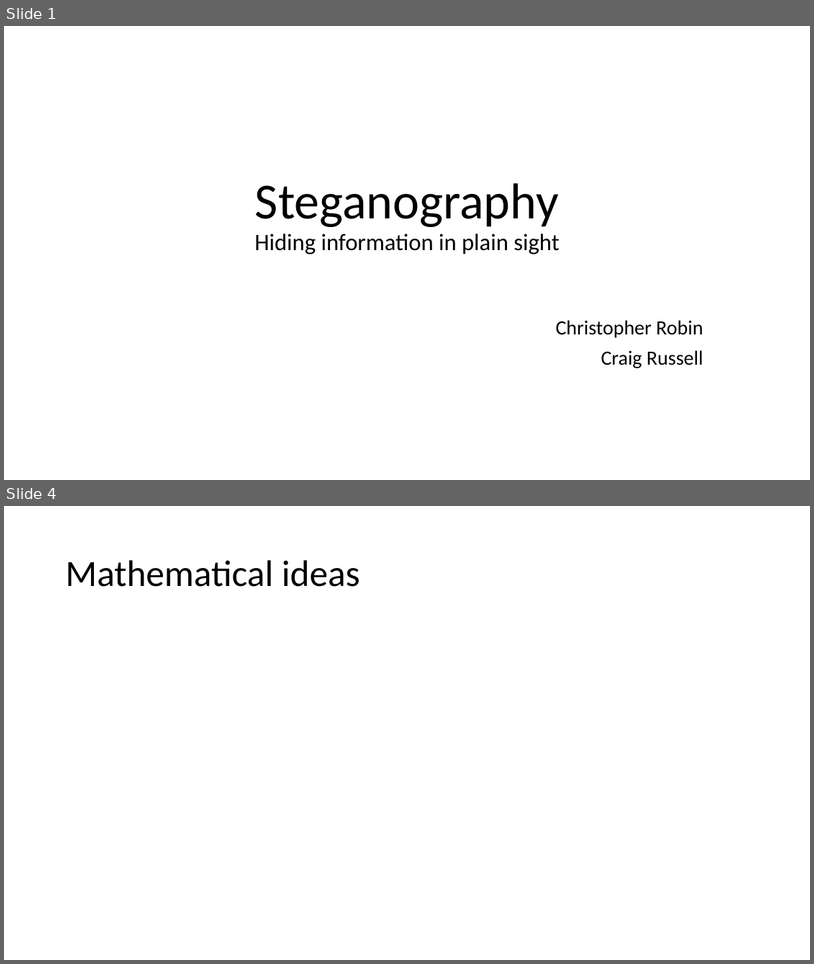
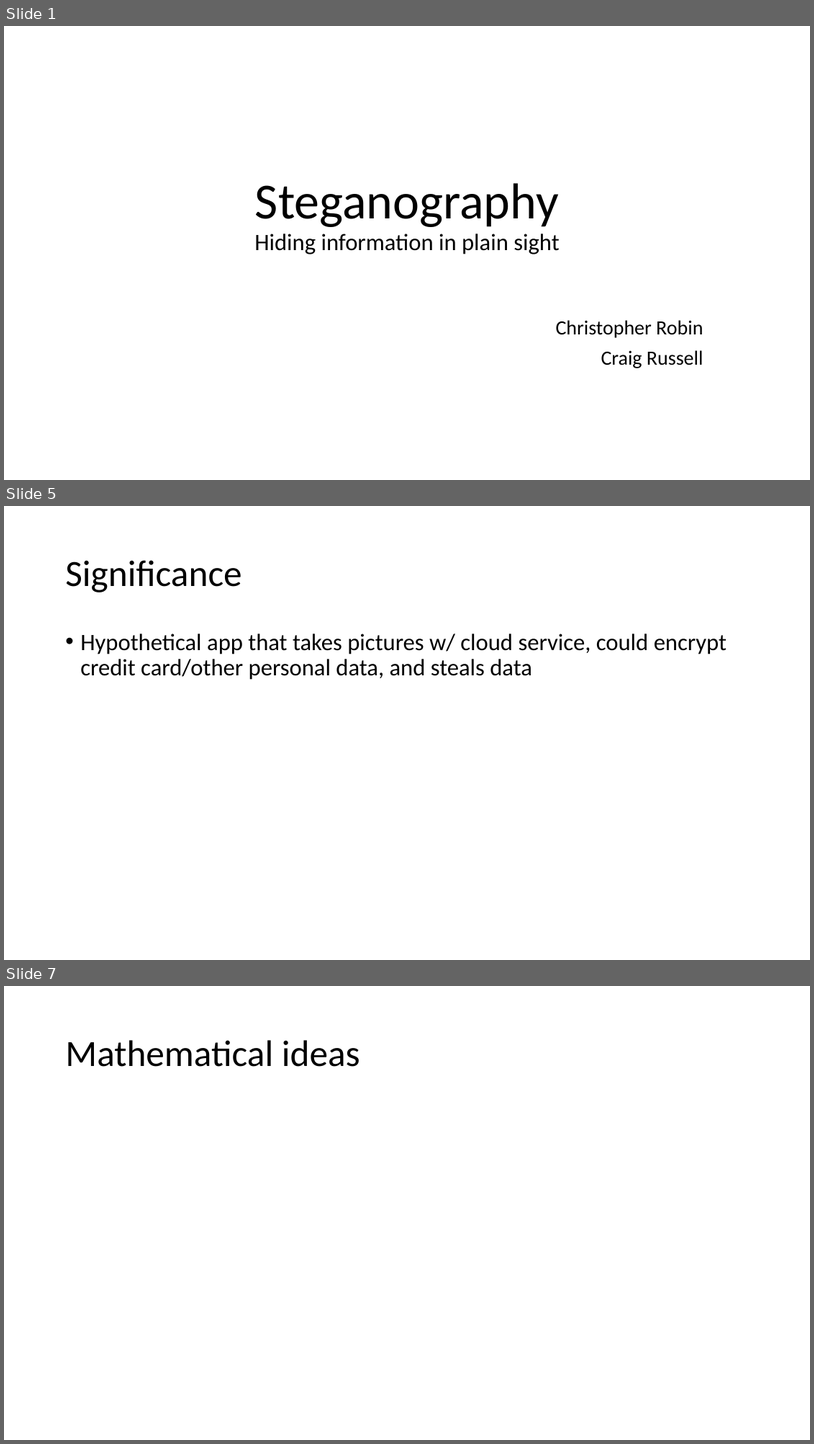
Before and after one commit to crussell2021/SteganographyProject, a slide deck: Documents/Presentation.pptx. Shown one above the other, each under a label of ours: slides 1 and 4 before the commit, slides 1, 5 and 7 after it; the slides between them are not shown. The pictures are 814x964 and 814x1444 pixels, drawn with LibreOffice and Linux fonts; fonts in the diff are those of the drawing. Boxes give left, top, right and bottom in pixels: in the first picture for what was removed or moved away, otherwise in the second. Text is boxed around its words. In the diff, an @@ line names an element or a change of style, - is before the commit and + after.

```diff
--- a/Documents/Presentation.pptx
+++ b/Documents/Presentation.pptx
@@ slide 5 added at <box>4,506,810,960</box>, background #FFFFFF @@
@@ title added at <box>65,560,242,592</box>, 44 pt, text #000000 @@
+Significance
@@ text added at <box>80,633,727,680</box>, 28 pt, text #000000 @@
+• Hypothetical app that takes pictures w/ cloud service, could encrypt credit card/other personal data, and steals data
@@ what was slide 4 is now slide 7 @@
```
Also in this commit, not shown: 2 slides changed, 2 other slides added, 1 other file.
